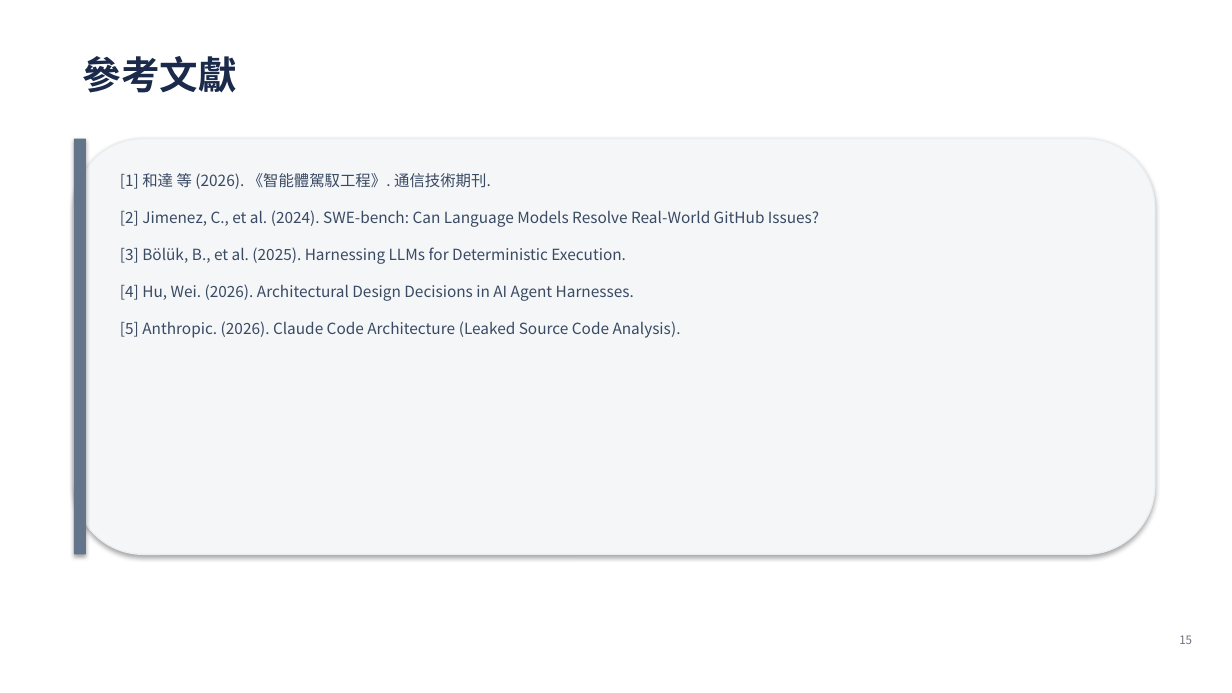
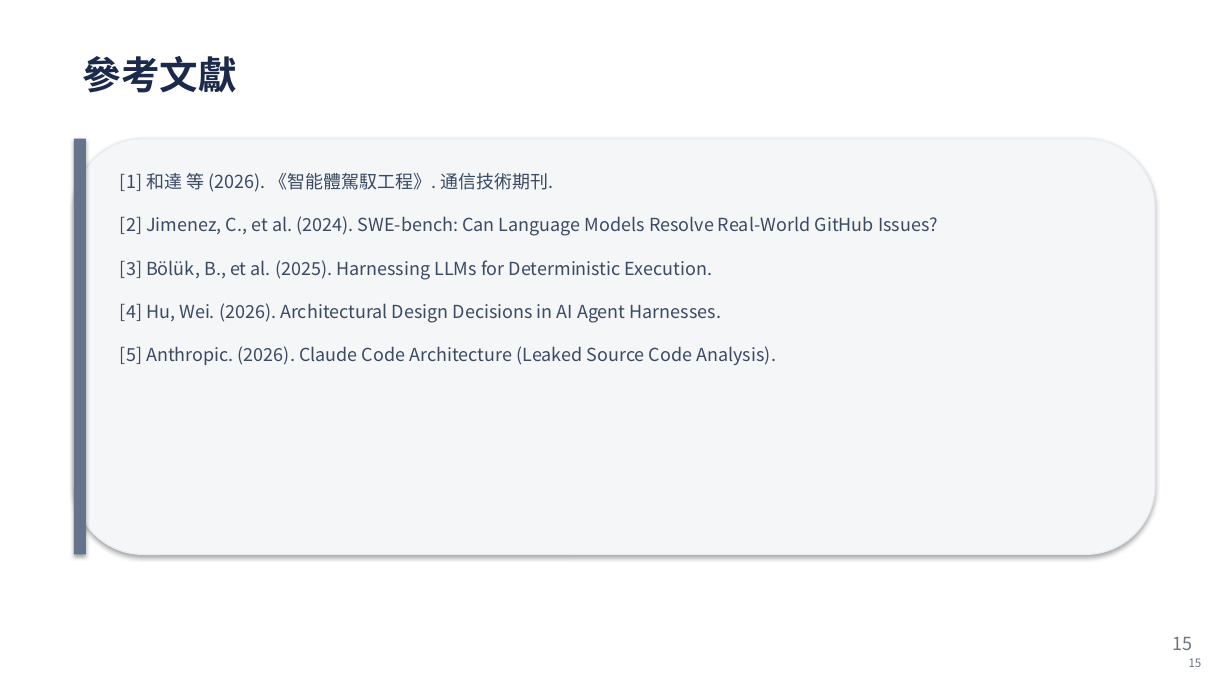
Before and after one commit to eddyzaeros-ops/ai-agent-harness-architecture, a slide deck: slide 15 of 智能體駕馭工程_Claude_Code簡報.pptx. Drawn at 1232x693 pixels with LibreOffice and Linux fonts; fonts in the diff are those of the drawing. Boxes give left, top, right and bottom in pixels: in the first picture for what was removed or moved away, otherwise in the second. Text is boxed around its words. In the diff, an @@ line names an element or a change of style, - is before the commit and + after.

Commit message:
chore: upgrade PPTX body font size to 14pt and sync updated docs

```diff
--- a/智能體駕馭工程_Claude_Code簡報.pptx
+++ b/智能體駕馭工程_Claude_Code簡報.pptx
@@ text "[1] 和達 等 (2026). 《智能體駕馭工程》. ..." at (120, 173, 938, 365): size 12 to 14 pt @@
@@ text "15" at (1172, 637, 1192, 650): size 9 to 14 pt @@
@@ text added at (1189, 658, 1202, 667), 9 pt, text #6B7280 @@
+15
```
Also in this commit, not shown: 14 other slides changed, 4 other files.
